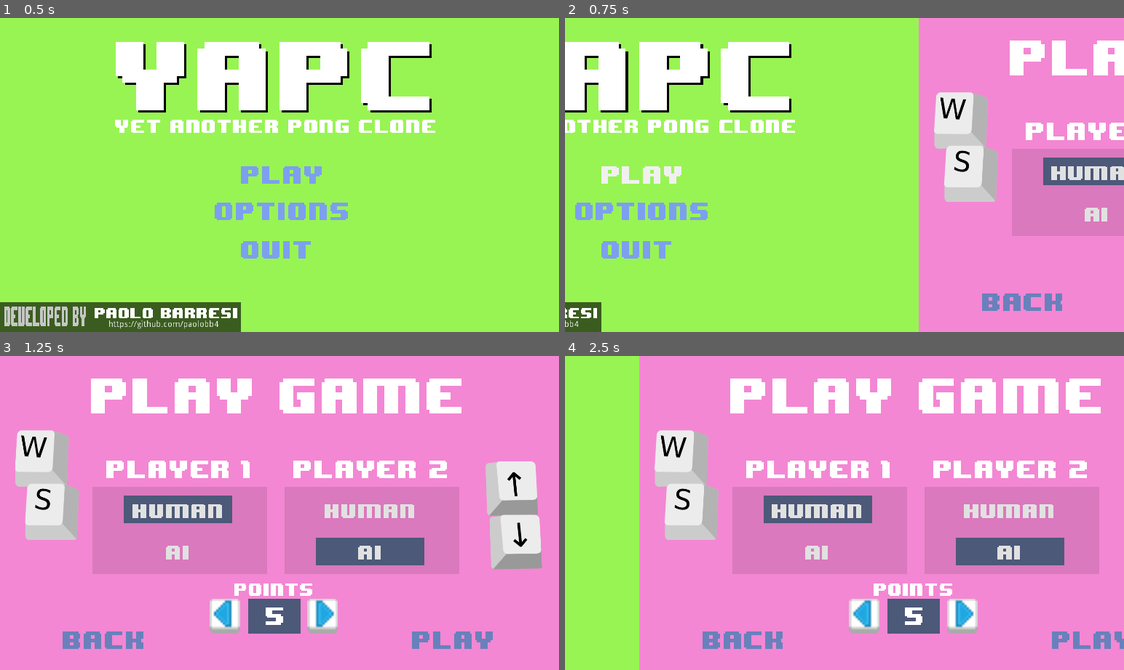
Above: before the commit, frames 1-4 (two rows, left to right).
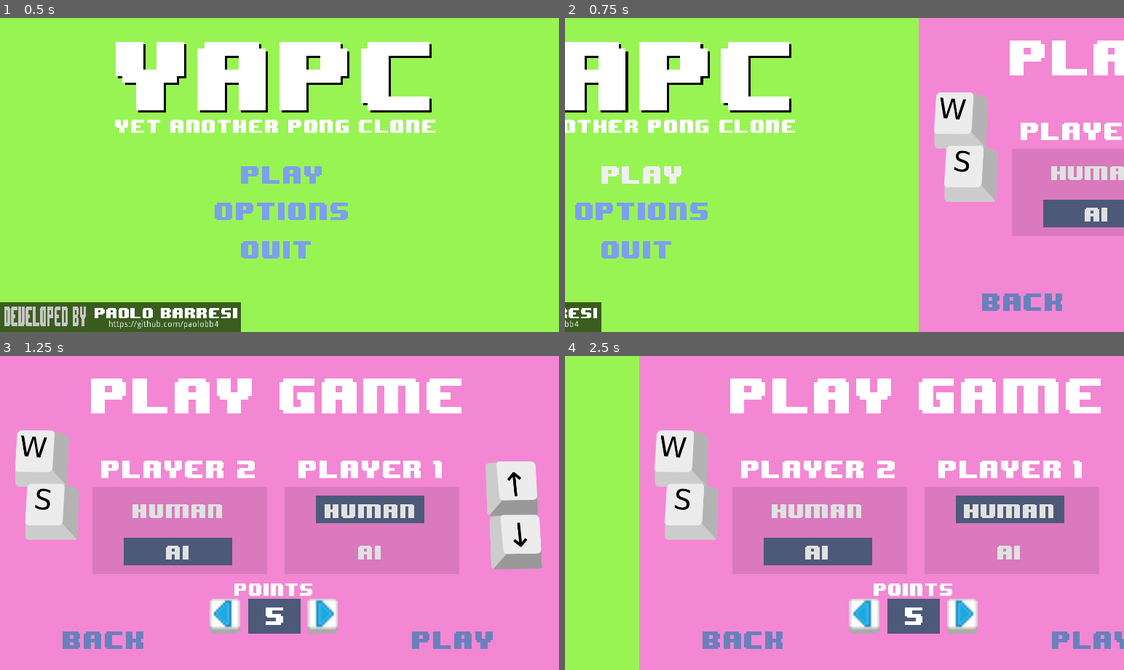
Above: after the commit, the same moments.

Repository: paolobb4/YAPC
Game: Godot game, scene res://scn/Menu.tscn
Same seed, same stepped clock (60 frames per second), same inputs: the game is played once before the commit and once after it.
Inputs:
- Up to frame 1 (0.5 s): no input
- Up to frame 2 (0.75 s): click "play" at 0.5 s
- Up to frame 3 (1.25 s): no input
- Up to frame 4 (2.5 s): click "back" at 1.25 s; click "play" at 2 s

Frame 1 is identical in both runs. In frame 2, 2.5% of the frame differs, in the area x 81-100%, y 33-67%; in frame 3, 7.1%, in the area x 18-80%, y 33-67%; in frame 4, 7.1%.

Commit message:
Switch player sides so player 1 uses arrows keys

Diff:
--- a/scn/Game.tscn
+++ b/scn/Game.tscn
@@ -45,7 +45,7 @@
 font_data = ExtResource( 6 )
 _sections_unfolded = [ "Font", "Font/fallback", "Settings" ]
 
-[node name="Game" type="Node2D" index="0"]
+[node name="Game" type="Node2D"]
 
 script = ExtResource( 1 )
 _sections_unfolded = [ "Pause", "Transform" ]
@@ -163,20 +163,20 @@
 
 position = Vector2( 192, 108 )
 
-[node name="Player_1" parent="." index="5" instance=ExtResource( 8 )]
+[node name="Player_2" parent="." index="5" instance=ExtResource( 8 )]
 
 position = Vector2( 43, 109 )
 init_speed = 150
+ai = true
 ai_sight = 2.25
 ai_miss_chance = 40
 ai_hold = 0.35
 
-[node name="Player_2" parent="." index="6" instance=ExtResource( 8 )]
+[node name="Player_1" parent="." index="6" instance=ExtResource( 8 )]
 
 position = Vector2( 332, 108 )
 _sections_unfolded = [ "Transform" ]
 init_speed = 150
-ai = true
 ai_sight = 2.25
 ai_miss_chance = 30
 ai_hold = 0.4
--- a/scn/Menu.tscn
+++ b/scn/Menu.tscn
@@ -545,6 +545,7 @@
 [node name="Main menu" type="Panel" parent="." index="2"]
 
 pause_mode = 2
+editor/display_folded = true
 anchor_left = 0.0
 anchor_top = 0.0
 anchor_right = 0.0
@@ -697,6 +698,7 @@
 
 [node name="Credits Panel" type="Panel" parent="Main menu" index="5"]
 
+editor/display_folded = true
 anchor_left = 0.0
 anchor_top = 0.0
 anchor_right = 0.0
@@ -968,7 +970,6 @@
 [node name="Play Game" type="Panel" parent="." index="4"]
 
 pause_mode = 2
-editor/display_folded = true
 anchor_left = 0.0
 anchor_top = 0.0
 anchor_right = 0.0
@@ -1012,16 +1013,34 @@
 max_lines_visible = -1
 _sections_unfolded = [ "Rect", "custom_fonts" ]
 
-[node name="p1 Panel" type="Panel" parent="Play Game" index="1"]
+[node name="keys p2" type="Sprite" parent="Play Game" index="1"]
+
+position = Vector2( 28.6229, 73.9298 )
+scale = Vector2( 0.2, 0.2 )
+texture = ExtResource( 7 )
+region_enabled = true
+region_rect = Rect2( 0, 0, 200, 314 )
+_sections_unfolded = [ "Region", "Transform", "Z Index" ]
+
+[node name="keys p1" type="Sprite" parent="Play Game" index="2"]
+
+position = Vector2( 290.302, 91.6563 )
+scale = Vector2( 0.2, 0.2 )
+texture = ExtResource( 7 )
+region_enabled = true
+region_rect = Rect2( 200, 0, 200, 314 )
+_sections_unfolded = [ "Region", "Transform", "Z Index" ]
+
+[node name="p1 Panel" type="Panel" parent="Play Game" index="3"]
 
 editor/display_folded = true
 anchor_left = 0.0
 anchor_top = 0.0
 anchor_right = 0.0
 anchor_bottom = 0.0
-margin_left = 53.0
+margin_left = 163.0
 margin_top = 75.0
-margin_right = 153.0
+margin_right = 263.0
 margin_bottom = 125.0
 rect_pivot_offset = Vector2( 0, 0 )
 rect_clip_content = false
@@ -1151,25 +1170,16 @@
 align = 1
 _sections_unfolded = [ "Rect" ]
 
-[node name="Sprite" type="Sprite" parent="Play Game/p1 Panel" index="5"]
-
-position = Vector2( -24.3771, -1.07019 )
-scale = Vector2( 0.2, 0.2 )
-texture = ExtResource( 7 )
-region_enabled = true
-region_rect = Rect2( 0, 0, 200, 314 )
-_sections_unfolded = [ "Region", "Transform", "Z Index" ]
-
-[node name="p2 Panel" type="Panel" parent="Play Game" index="2"]
+[node name="p2 Panel" type="Panel" parent="Play Game" index="4"]
 
 editor/display_folded = true
 anchor_left = 0.0
 anchor_top = 0.0
 anchor_right = 0.0
 anchor_bottom = 0.0
-margin_left = 163.0
+margin_left = 53.0
 margin_top = 75.0
-margin_right = 263.0
+margin_right = 153.0
 margin_bottom = 125.0
 rect_pivot_offset = Vector2( 0, 0 )
 rect_clip_content = false
@@ -1299,17 +1309,9 @@
 align = 1
 _sections_unfolded = [ "Rect" ]
 
-[node name="Sprite2" type="Sprite" parent="Play Game/p2 Panel" index="5"]
-
-position = Vector2( 127.302, 16.6563 )
-scale = Vector2( 0.2, 0.2 )
-texture = ExtResource( 7 )
-region_enabled = true
-region_rect = Rect2( 200, 0, 200, 314 )
-_sections_unfolded = [ "Region", "Transform", "Z Index" ]
-
-[node name="points" type="Panel" parent="Play Game" index="3"]
-
+[node name="points" type="Panel" parent="Play Game" index="5"]
+
+editor/display_folded = true
 anchor_left = 0.0
 anchor_top = 0.0
 anchor_right = 0.0
@@ -1424,7 +1426,7 @@
 texture_pressed = ExtResource( 11 )
 _sections_unfolded = [ "Rect", "Textures" ]
 
-[node name="back Button" type="Button" parent="Play Game" index="4"]
+[node name="back Button" type="Button" parent="Play Game" index="6"]
 
 anchor_left = 0.0
 anchor_top = 0.0
@@ -1451,7 +1453,7 @@
 align = 1
 _sections_unfolded = [ "Rect", "custom_colors", "custom_fonts" ]
 
-[node name="play Button" type="Button" parent="Play Game" index="5"]
+[node name="play Button" type="Button" parent="Play Game" index="7"]
 
 anchor_left = 0.0
 anchor_top = 0.0
@@ -1802,14 +1804,14 @@
 
 [connection signal="pressed" from="Main menu/options menu Button" to="AnimationPlayer" method="play" binds= [ "main2opts" ]]
 
+[connection signal="pressed" from="Main menu/quit Button" to="Audio/menu button" method="play"]
+
 [connection signal="pressed" from="Main menu/quit Button" to="." method="_on_quit_Button_pressed"]
 
-[connection signal="pressed" from="Main menu/quit Button" to="Audio/menu button" method="play"]
+[connection signal="pressed" from="Options menu/fullscreen" to="Audio/menu button" method="play"]
 
 [connection signal="pressed" from="Options menu/fullscreen" to="." method="_on_full_screen_pressed"]
 
-[connection signal="pressed" from="Options menu/fullscreen" to="Audio/menu button" method="play"]
-
 [connection signal="value_changed" from="Options menu/volume" to="." method="_on_volume_changed"]
 
 [connection signal="pressed" from="Options menu/back Button" to="Audio/menu button" method="play"]
@@ -1818,44 +1820,44 @@
 
 [connection signal="hide" from="Play Game/p1 Panel/h_panel" to="Audio/menu button" method="play"]
 
+[connection signal="pressed" from="Play Game/p1 Panel/human" to="Play Game/p1 Panel/h_panel" method="show"]
+
 [connection signal="pressed" from="Play Game/p1 Panel/human" to="Game" method="set_p1_ai" binds= [ false ]]
 
-[connection signal="pressed" from="Play Game/p1 Panel/human" to="Play Game/p1 Panel/h_panel" method="show"]
-
 [connection signal="pressed" from="Play Game/p1 Panel/human" to="Play Game/p1 Panel/a_panel" method="hide"]
 
 [connection signal="hide" from="Play Game/p1 Panel/a_panel" to="Audio/menu button" method="play"]
 
+[connection signal="pressed" from="Play Game/p1 Panel/ai" to="Play Game/p1 Panel/h_panel" method="hide"]
+
 [connection signal="pressed" from="Play Game/p1 Panel/ai" to="Game" method="set_p1_ai" binds= [ true ]]
 
-[connection signal="pressed" from="Play Game/p1 Panel/ai" to="Play Game/p1 Panel/h_panel" method="hide"]
-
 [connection signal="pressed" from="Play Game/p1 Panel/ai" to="Play Game/p1 Panel/a_panel" method="show"]
 
 [connection signal="hide" from="Play Game/p2 Panel/h_panel" to="Audio/menu button" method="play"]
 
 [connection signal="pressed" from="Play Game/p2 Panel/human" to="Game" method="set_p2_ai" binds= [ false ]]
 
+[connection signal="pressed" from="Play Game/p2 Panel/human" to="Play Game/p2 Panel/a_panel" method="hide"]
+
 [connection signal="pressed" from="Play Game/p2 Panel/human" to="Play Game/p2 Panel/h_panel" method="show"]
 
-[connection signal="pressed" from="Play Game/p2 Panel/human" to="Play Game/p2 Panel/a_panel" method="hide"]
-
 [connection signal="hide" from="Play Game/p2 Panel/a_panel" to="Audio/menu button" method="play"]
 
 [connection signal="pressed" from="Play Game/p2 Panel/ai" to="Game" method="set_p2_ai" binds= [ true ]]
 
+[connection signal="pressed" from="Play Game/p2 Panel/ai" to="Play Game/p2 Panel/a_panel" method="show"]
+
 [connection signal="pressed" from="Play Game/p2 Panel/ai" to="Play Game/p2 Panel/h_panel" method="hide"]
 
-[connection signal="pressed" from="Play Game/p2 Panel/ai" to="Play Game/p2 Panel/a_panel" method="show"]
+[connection signal="pressed" from="Play Game/points/decrease" to="Audio/menu button" method="play"]
 
 [connection signal="pressed" from="Play Game/points/decrease" to="." method="_on_decrease_Button_pressed"]
 
-[connection signal="pressed" from="Play Game/points/decrease" to="Audio/menu button" method="play"]
+[connection signal="pressed" from="Play Game/points/increase" to="Audio/menu button" method="play"]
 
 [connection signal="pressed" from="Play Game/points/increase" to="." method="_on_increase_Button_pressed"]
 
-[connection signal="pressed" from="Play Game/points/increase" to="Audio/menu button" method="play"]
-
 [connection signal="pressed" from="Play Game/back Button" to="Audio/menu button" method="play"]
 
 [connection signal="pressed" from="Play Game/back Button" to="AnimationPlayer" method="play" binds= [ "play2main" ]]
--- a/scn/game.gd
+++ b/scn/game.gd
@@ -16,7 +16,7 @@
 		$score_left.text = str(int($score_left.text) + 1)
 		if int($score_left.text) == points:
 			$Audio/win.play()
-			emit_signal("win", "1")
+			emit_signal("win", "2")
 			pause(false)
 		else:
 			$Audio/score.play()
@@ -24,7 +24,7 @@
 		$score_right.text = str(int($score_right.text) + 1)
 		if int($score_right.text) == points:
 			$Audio/win.play()
-			emit_signal("win", "2")
+			emit_signal("win", "1")
 			pause(false)
 		else:
 			$Audio/score.play()
--- a/scn/menu.gd
+++ b/scn/menu.gd
@@ -63,7 +63,7 @@
 
 func _on_Game_win(pl):
 	$"Win Panel/number".text = pl
-	if pl == '1':
+	if pl == '2':
 		$"Win Panel".get("custom_styles/panel").bg_color = Color("5ee4df")
 	else:
 		$"Win Panel".get("custom_styles/panel").bg_color = Color("ee8adc")
Not shown: 32 places in scn/Menu.tscn that only renumber resources
